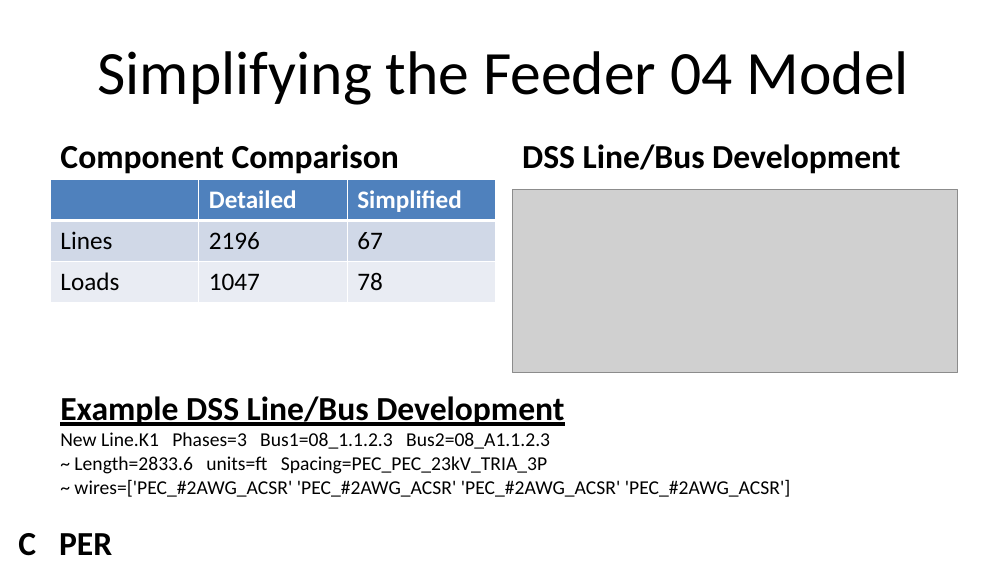
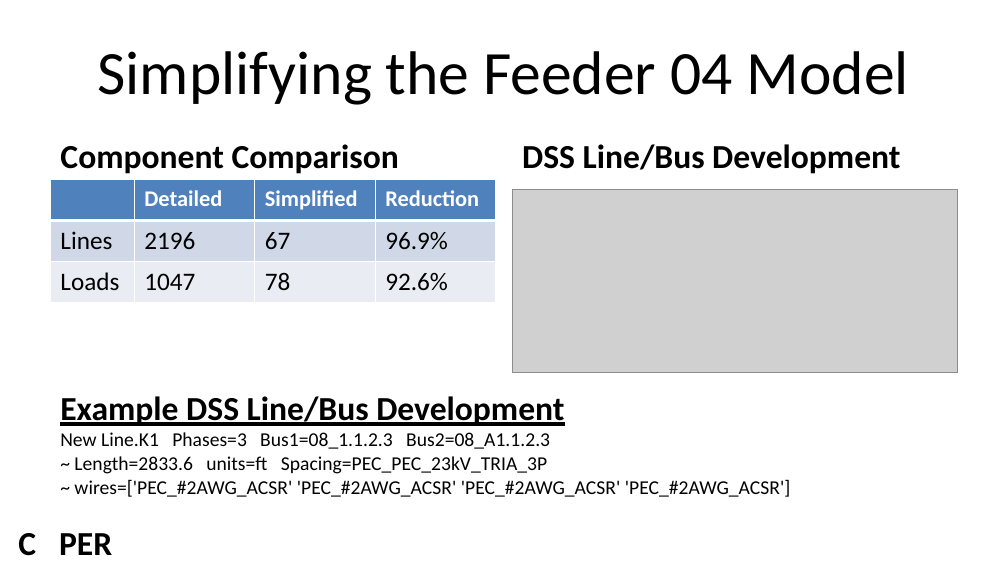
Before and after one commit to jlavall1/CAPER, a slide deck: slide 6 of 06_Joshua_Smith/Documents/CAPER April 4 5 2016.pptx. Drawn at 1008x567 pixels with LibreOffice and Linux fonts; fonts in the diff are those of the drawing; grey boxes stand for pictures; background and template pictures are left out. Boxes give left, top, right and bottom in pixels: in the first picture for what was removed or moved away, otherwise in the second. Text is boxed around its words. In the diff, an @@ line names an element or a change of style, - is before the commit and + after.

```diff
--- a/06_Joshua_Smith/Documents/CAPER April 4 5 2016.pptx
+++ b/06_Joshua_Smith/Documents/CAPER April 4 5 2016.pptx
@@ table at box(50, 179, 497, 301) @@
+column 4: Reduction | 96.9% | 92.6%
```
Also in this commit, not shown: 2 slides added, 4 other files.
